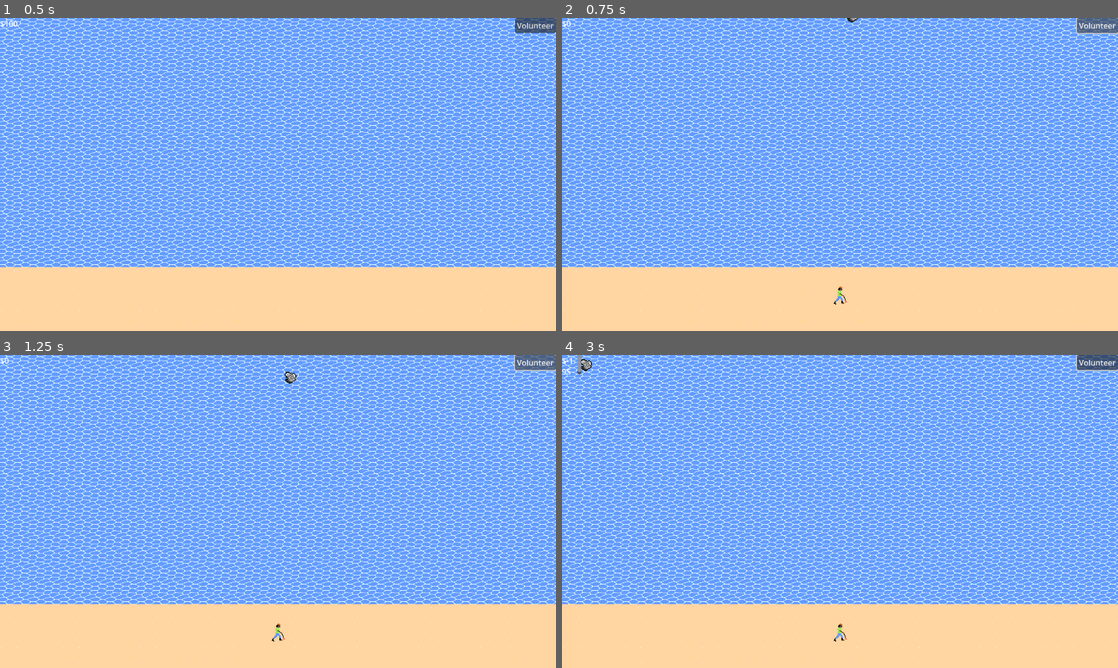
Above: before the commit, frames 1-4 (two rows, left to right).
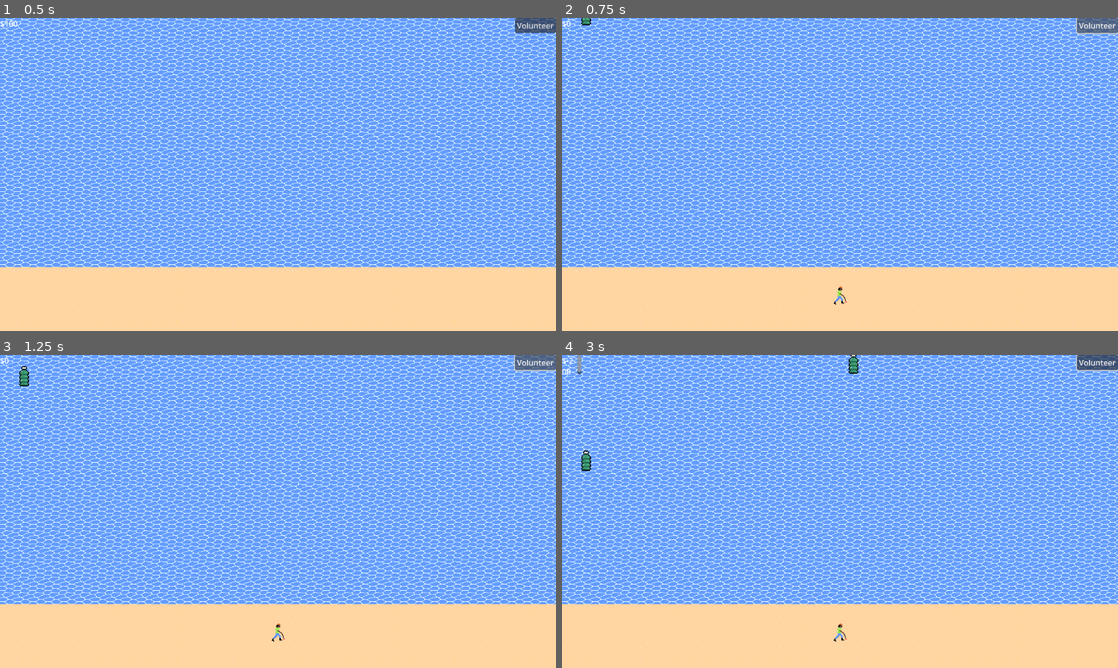
Above: after the commit, the same moments.

Repository: BlazingNeutron/calmbeforestorm
Game: Godot game, scene res://scenes/game.tscn
Two runs of this game, one before a commit and one after it. Both use one fixed random seed, a clock stepped at 60 frames per second and the inputs below. Sound files missing from this copy of the repository are replaced by a short silence.
Inputs (mouse positions are in pixels of both pictures, inside the frame that each line leads up to):
- Up to frame 1 (0.5 s): no input
- Up to frame 2 (0.75 s): click "Volunteer" at 0.5 s
- Up to frame 3 (1.25 s): no input
- Up to frame 4 (3 s): click "Volunteer" at 1.25 s; click "Volunteer" at 2 s; move the mouse to (851, 448) at 2.77 s; click (851, 448) at 2.85 s

Frame 1 is identical in both runs. In frame 2, less than 0.1% of the frame differs, in the area x 3-54%, y 0-3%; in frame 3, 0.2%; in frame 4, 0.3%, in the area x 0-54%, y 0-38%.

Commit message:
Added second trash type

Diff:
--- /dev/null
+++ b/scenes/waste/bottle.tscn
@@ -0,0 +1,16 @@
+[gd_scene load_steps=4 format=3 uid="uid://ckuci21pceagf"]
+
+[ext_resource type="PackedScene" uid="uid://dr2cu7ky4p2pn" path="res://scenes/waste/waste.tscn" id="1_wess6"]
+[ext_resource type="Texture2D" uid="uid://17ngmdwq35jj" path="res://assets/waste-bottle.png" id="2_hjma6"]
+
+[sub_resource type="RectangleShape2D" id="RectangleShape2D_fd1xd"]
+size = Vector2(31, 51)
+
+[node name="waste" instance=ExtResource("1_wess6")]
+
+[node name="Sprite2D" parent="." index="0"]
+texture = ExtResource("2_hjma6")
+
+[node name="CollisionShape2D" parent="Area2D" index="0"]
+position = Vector2(-0.5, -2.5)
+shape = SubResource("RectangleShape2D_fd1xd")
--- /dev/null
+++ b/scenes/waste/scrap.tscn
@@ -0,0 +1,15 @@
+[gd_scene load_steps=4 format=3 uid="uid://brhk6ttv86waw"]
+
+[ext_resource type="PackedScene" uid="uid://dr2cu7ky4p2pn" path="res://scenes/waste/waste.tscn" id="1_we7ra"]
+[ext_resource type="Texture2D" uid="uid://dflg5y7s5rs33" path="res://assets/waste-scrap1.png" id="2_3y0fq"]
+
+[sub_resource type="CircleShape2D" id="CircleShape2D_vd4s7"]
+radius = 20.0998
+
+[node name="waste" instance=ExtResource("1_we7ra")]
+
+[node name="Sprite2D" parent="." index="0"]
+texture = ExtResource("2_3y0fq")
+
+[node name="CollisionShape2D" parent="Area2D" index="0"]
+shape = SubResource("CircleShape2D_vd4s7")
--- a/scenes/waste.tscn
+++ b/scenes/waste/waste.tscn
@@ -1,11 +1,7 @@
-[gd_scene load_steps=5 format=3 uid="uid://dr2cu7ky4p2pn"]
+[gd_scene load_steps=3 format=3 uid="uid://dr2cu7ky4p2pn"]
 
 [ext_resource type="Script" path="res://scripts/waste.gd" id="1_6ryxd"]
-[ext_resource type="Texture2D" uid="uid://dflg5y7s5rs33" path="res://assets/waste-scrap1.png" id="1_r22q1"]
 [ext_resource type="AudioStream" uid="uid://b11fgwmhcp61q" path="res://assets/pick-up.mp3" id="3_1rnft"]
-
-[sub_resource type="CircleShape2D" id="CircleShape2D_m7fq2"]
-radius = 18.0278
 
 [node name="waste" type="Node2D"]
 script = ExtResource("1_6ryxd")
@@ -13,12 +9,10 @@
 [node name="Sprite2D" type="Sprite2D" parent="."]
 position = Vector2(0, -2)
 scale = Vector2(2, 2)
-texture = ExtResource("1_r22q1")
 
 [node name="Area2D" type="Area2D" parent="."]
 
 [node name="CollisionShape2D" type="CollisionShape2D" parent="Area2D"]
-shape = SubResource("CircleShape2D_m7fq2")
 
 [node name="PickUpSound" type="AudioStreamPlayer" parent="."]
 stream = ExtResource("3_1rnft")
--- a/scripts/account_manager.gd
+++ b/scripts/account_manager.gd
@@ -3,7 +3,7 @@
 signal _on_money_changed(money)
 signal purchase_volunteer
 
-@export var starting_money : 	int = 100
+@export var starting_money : int = 100
 var money : int = 0
 
 func _ready() -> void:
--- a/scripts/game.gd
+++ b/scripts/game.gd
@@ -7,6 +7,6 @@
 	storm_timer.start()
 
 func _on_storm_timer_timeout() -> void:
-	print("Storm warning timer")
+	#print("Storm warning timer")
 	hud.storm_warning()
 	storm_timer.stop()
--- a/scripts/hud.gd
+++ b/scripts/hud.gd
@@ -19,5 +19,5 @@
 	storm_warning_icon.start_storm_warning()
 
 func _on_volunteer_pressed() -> void:
-	print("volunteer purchased")
+	#print("volunteer purchased")
 	AccountManager.debit_account()
--- a/scripts/lightning.gd
+++ b/scripts/lightning.gd
@@ -3,7 +3,8 @@
 @onready var flash_sprite: Sprite2D = $flash_sprite
 
 func lightning_strike() -> void:
-	print("lightning")
+	#print("lightning")
 	var tween = get_tree().create_tween()
 	tween.tween_property(flash_sprite, "modulate:a", 0.6, 0.1).set_trans(Tween.TRANS_SINE).set_ease(Tween.EASE_IN)
 	tween.tween_property(flash_sprite, "modulate:a", 0, 0.1).set_trans(Tween.TRANS_SINE).set_ease(Tween.EASE_IN)
+	#play noise
--- a/scripts/waste_spawner.gd
+++ b/scripts/waste_spawner.gd
@@ -2,7 +2,9 @@
 
 signal spawned_trash(new_trash)
 
-var waste_object = load("res://scenes/waste.tscn")
+var scrap_object = load("res://scenes/waste/scrap.tscn")
+var bottle_object = load("res://scenes/waste/bottle.tscn")
+
 var rng = RandomNumberGenerator.new()
 @export var spawn_timer = 2
 var timer = 0
@@ -22,11 +24,18 @@
 		timer += delta
 
 func spawn_waste():
+	var random_obj = rng.randi_range(0, 1)
+	var new_waste
+	if random_obj == 1:
+		new_waste = scrap_object.instantiate()
+	else:
+		new_waste = bottle_object.instantiate()
+
 	var random_x = rng.randi_range(min_x, max_x)
 	var new_position = global_position
 	new_position.x = random_x
 	new_position.y = default_y
-	var new_waste = waste_object.instantiate()
+
 	new_waste.global_position = new_position
 	waste_container.add_child(new_waste)
 	spawned_trash.emit(new_waste)
